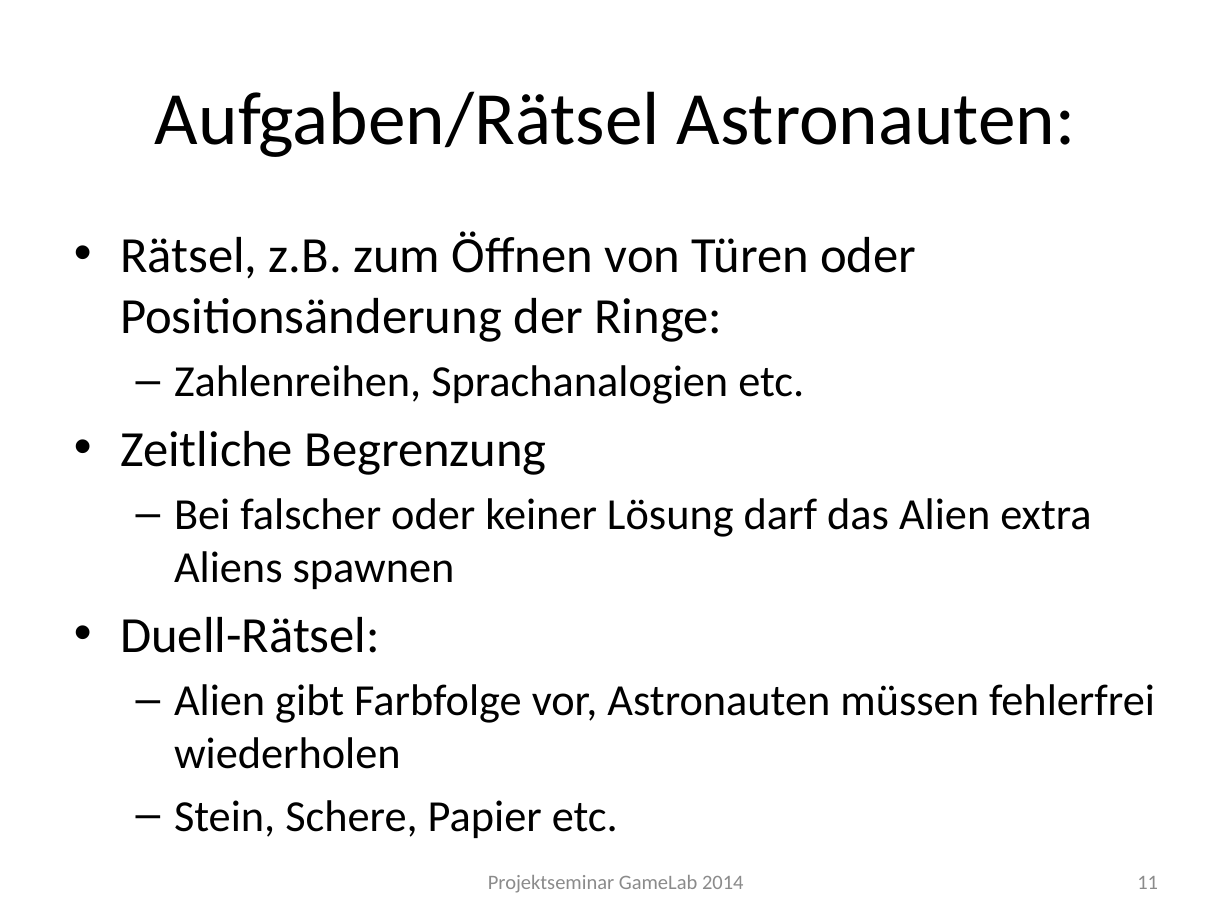
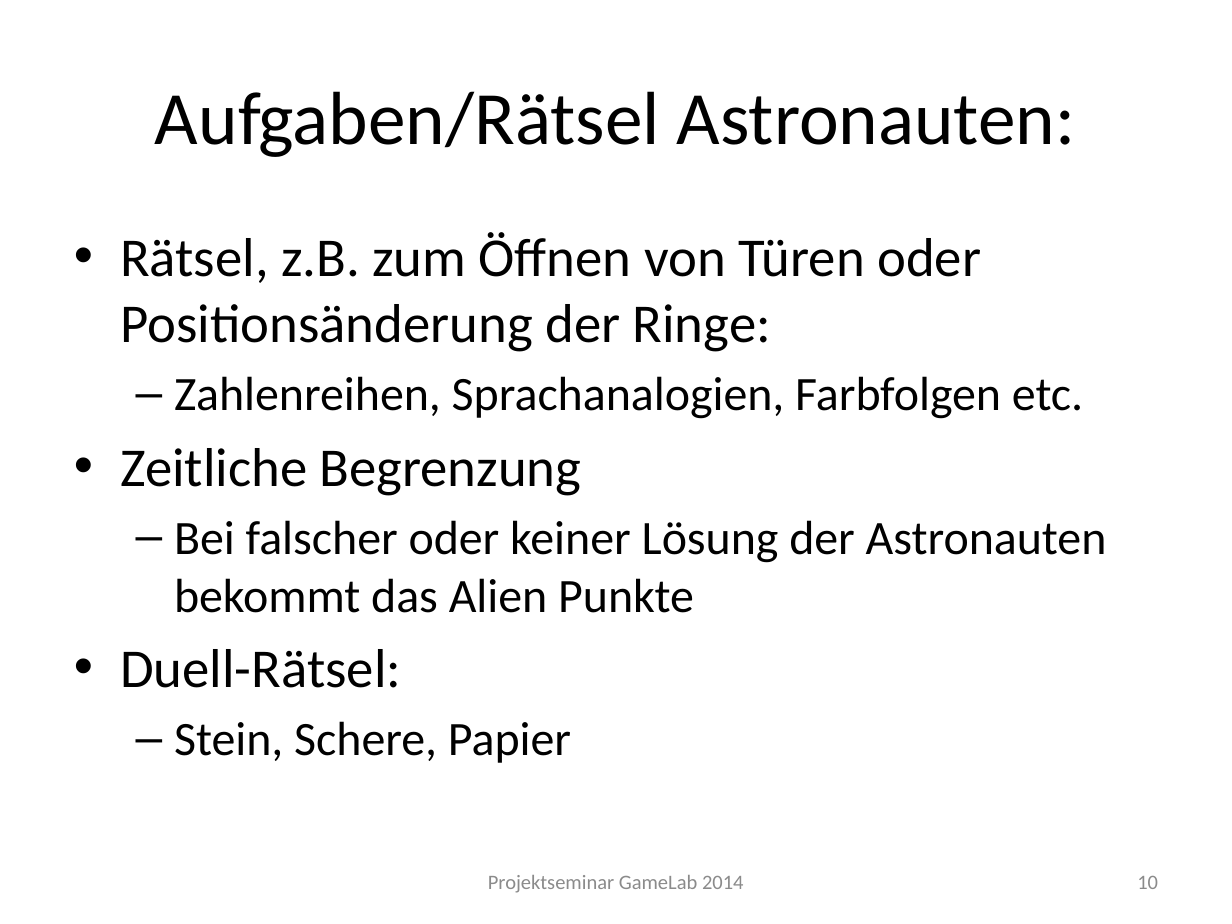
Before and after one commit to Instinctlol/gamelab2014, a slide deck: slide 10 of Abschlusspräsentation/SpielkonzeptFINAL.pptx (slide 11 before the commit). Drawn at 1232x924 pixels with LibreOffice and Linux fonts; fonts in the diff are those of the drawing; background and template pictures are left out. Boxes give left, top, right and bottom in pixels: in the first picture for what was removed or moved away, otherwise in the second. Text is boxed around its words. In the diff, an @@ line names an element or a change of style, - is before the commit and + after.

```diff
--- a/Abschlusspräsentation/SpielkonzeptFINAL.pptx
+++ b/Abschlusspräsentation/SpielkonzeptFINAL.pptx
@@ text at [120, 232, 981, 688]: size 29.6 to 32 pt in "Rätsel, z.B. zum Öffnen von Türen oder ...", "Zeitliche Begrenzung", "Duell-Rätsel:" @@
@@ text at [174, 376, 1083, 419]: text changed; size 25.9 to 28 pt @@
-  – Zahlenreihen, Sprachanalogien etc.
+  – Zahlenreihen, Sprachanalogien, Farbfolgen etc.
@@ text at [174, 520, 1107, 613]: text changed; size 25.9 to 28 pt @@
-  – Bei falscher oder keiner Lösung darf das Alien extra Aliens spawnen
+  – Bei falscher oder keiner Lösung der Astronauten bekommt das Alien Punkte
@@ text at [174, 721, 571, 763]: text changed; size 25.9 to 28 pt @@
-  – Alien gibt Farbfolge vor, Astronauten müssen fehlerfrei wiederholen
-  – Stein, Schere, Papier etc.
+  – Stein, Schere, Papier
@@ page number at [1137, 876, 1158, 889]: text changed @@
-11
+10
```
Also in this commit, not shown: 3 other slides changed, 1 slide removed.
